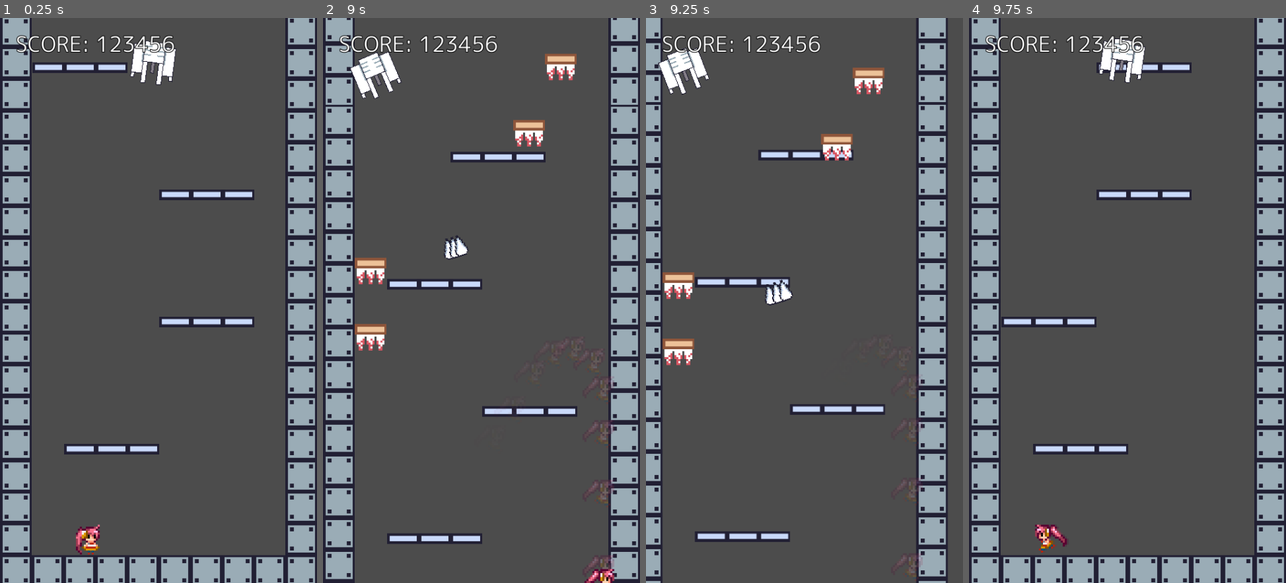
Above: before the commit, frames 1-4 (left to right).
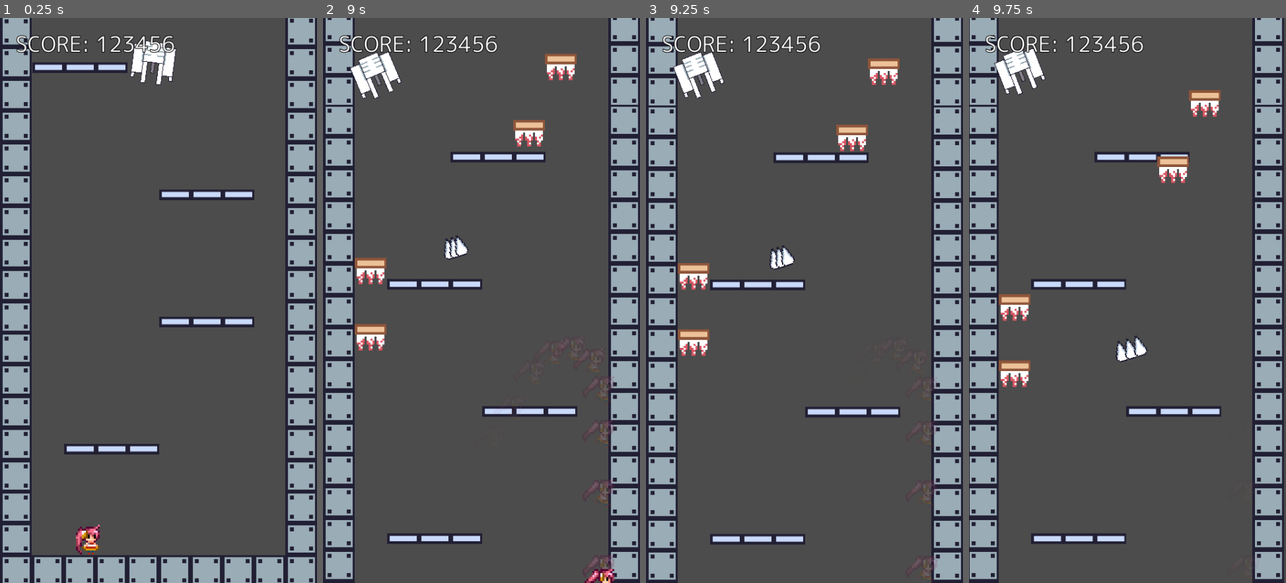
Above: after the commit, the same moments.

Repository: syun77/gd_deathroom666
Game: Godot game, scene res://Main.tscn
Same seed, same stepped clock (60 frames per second), same inputs: the game is played once before the commit and once after it.
Inputs:
- Up to frame 1 (0.25 s): no input
- Up to frame 2 (9 s): hold Right (ui_right) 0.53-2.03 s; tap Z (act_jump) at 0.6, 0.77, 1.07, 1.35, 1.52, 1.82, 2.1, 2.85, 3.02, 3.32, 3.6, 3.77, 4.07, 4.35, 4.52, 4.82, 5.1, 5.85, 6.02, 6.32, 6.6, 6.77, 7.07, 7.35, 7.52, 7.82, 8.1, 8.85 s; hold Left (ui_left) 2.03-2.78 s; hold Right (ui_right) 2.78-4.28 s; tap R (ui_reset) at 4.15 s; hold Left (ui_left) 4.28-5.03 s; hold Right (ui_right) 5.03-5.78 s; hold Left (ui_left) 5.78-7.28 s; hold Right (ui_right) from 7.28 s (still down)
- Up to frame 3 (9.25 s): keep holding Right (ui_right); tap Z (act_jump) at 9.02 s
- Up to frame 4 (9.75 s): tap Z (act_jump) at 9.32, 9.6 s; release Right (ui_right) at 9.53 s; hold Left (ui_left) from 9.53 s (still down)

Frames 1-2 are identical in both runs. In frame 3, 25% of the frame differs, in the area x 0-100%, y 0-100%; in frame 4, 20%.

Commit message:
ダメージアニメ実装

Diff:
--- a/DeathRoom666/Block.gd
+++ b/DeathRoom666/Block.gd
@@ -45,3 +45,10 @@
 	if collision:
 		# 着地したら消滅
 		freeze()
+
+
+## スパイクに何かが衝突した.
+func _on_Spike_body_entered(body: CollisionObject2D) -> void:
+	if body.collision_layer & (1 << Common.eColLayer.PLAYER):
+		# プレイヤーと衝突.
+		body.vanish()
--- a/DeathRoom666/Block.tscn
+++ b/DeathRoom666/Block.tscn
@@ -34,3 +34,5 @@
 [node name="CollisionShape2D" type="CollisionShape2D" parent="Spike"]
 position = Vector2( 0, 12 )
 shape = SubResource( 1 )
+
+[connection signal="body_entered" from="Spike" to="." method="_on_Spike_body_entered"]
--- a/DeathRoom666/Main.gd
+++ b/DeathRoom666/Main.gd
@@ -18,18 +18,21 @@
 # 画面外のオフセット.
 const OUTSIDE_OFFSET_Y = 500.0
 const DBG_OUTSIDE_OFFSET_Y = 550.0
-# カメラ揺れ時間.
-const TIMER_SHAKE = 0.5
+# タイマー関連.
+const TIMER_HIT_STOP = 0.2 # ヒットストップ.
+const TIMER_SHAKE = 0.5 # カメラ揺れ時間.
 
 # 状態 .
 enum eState {
 	MAIN, # メイン.
+	HIT_STOP, # ダメージストップ.
 	GAMEOVER, # ゲームオーバー.
 }
 
 # ------------------------------------------
 # onready
 # ------------------------------------------
+onready var _main_layer = $MainLayer
 onready var _block_layer = $WallLayer
 onready var _player = $MainLayer/Player
 onready var _camera = $MainCamera
@@ -76,6 +79,8 @@
 	match _state:
 		eState.MAIN:
 			_update_main(delta)
+		eState.HIT_STOP:
+			_update_hit_stop(delta)
 		eState.GAMEOVER:
 			_update_gameover(delta)
 
@@ -83,16 +88,31 @@
 func _update_main(delta:float) -> void:
 
 	# プレイヤー死亡チェック.
-	if is_instance_valid(_player) == false:
-		_enter_gameover()
-		_state = eState.GAMEOVER
-		_timer = TIMER_SHAKE
+	if is_instance_valid(_player) == false or _player.is_request_dead():
+		_state = eState.HIT_STOP
+		_timer = TIMER_HIT_STOP
+		_enter_hit_stop()
 		return
 
 	_timer += delta
 	_update_camera()
 	_check_block()
 	_check_outside()
+
+## 更新 > ヒットストップ.
+func _update_hit_stop(delta:float) -> void:
+
+	if is_instance_valid(_player):
+		# ダメージアニメ更新.
+		_player.update_damage()
+
+	_timer -= delta
+	if _timer <= 0:
+		# そして時は動き出す...
+		_set_process_all_objects(true)
+		_enter_gameover()
+		_state = eState.GAMEOVER
+		_timer = TIMER_SHAKE
 
 ## 更新 > ゲームオーバー.
 func _update_gameover(delta:float) -> void:
@@ -184,6 +204,11 @@
 	if _player.position.y > outside_y:
 		_player.vanish()
 
+## ヒットストップ開始.
+func _enter_hit_stop():
+	# オブジェクトの動きをすべて止める.
+	_set_process_all_objects(false)
+
 ## ゲームオーバー開始.
 func _enter_gameover():
 	# カメラ位置を保持.
@@ -192,6 +217,15 @@
 	# スムージングを無効化.
 	_camera.smoothing_enabled = false
 
+func _set_process_all_objects(b:bool) -> void:
+	for obj in _main_layer.get_children():
+		obj.set_process(b)
+		obj.set_physics_process(b)
+	for wall in _block_layer.get_children():
+		wall.set_process(b)
+		wall.set_physics_process(b)
+	for bullet in _bullet_layer.get_children():
+		bullet.set_process(b)
 
 # ------------------------------------------
 # debug functions.
--- a/DeathRoom666/Player.gd
+++ b/DeathRoom666/Player.gd
@@ -66,12 +66,15 @@
 var _tAnim:float = 0 # アニメーションタイマー.
 var _cnt_jump = 0 # ジャンプ回数.
 var _ghost_timer := 0.0 # 残像エフェクトタイマー.
+var _request_dead = false # 死亡リクエスト.
 
 # ジャンプ関連.
 var _jump_state = eJumpState.IDLE
 var _jump_scale = eJumpScale.NONE
 var _jump_scale_timer = 0
 
+var _cnt_damage_anim = 0
+
 # ------------------------------------
 # public function.
 # ------------------------------------
@@ -81,14 +84,32 @@
 
 ## 消滅開始.
 func vanish() -> void:
-	queue_free()
+	_request_dead = true
+	# 更新を止める.
+	set_process(false)
+	set_physics_process(false)
+
+## 死亡リクエストがあるかどうか.
+func is_request_dead() -> bool:
+	return _request_dead
+
+# ダメージアニメ更新.
+func update_damage() -> void:
+	_cnt_damage_anim += 1
+	if _cnt_damage_anim%4 < 2:
+		_spr.frame = eSpr.DAMAGE1
+	else:
+		_spr.frame = eSpr.DAMAGE2
 
 # ------------------------------------
 # private function.
 # ------------------------------------
-
 ## 物理更新.
 func _physics_process(delta: float) -> void:
+	if _request_dead:
+		# 死亡リクエストが届いた.
+		queue_free()
+
 	# 重力を加算
 	_velocity.y += GRAVITY
 
@@ -154,7 +175,7 @@
 		var collider:CollisionObject2D = col.collider
 		if collider.collision_layer & (1 << Common.eColLayer.SPIKE):
 			# Spikeと衝突した.
-			print("Spikeと衝突")
+			vanish()
 
 ## 更新.
 func _process(delta: float) -> void:
